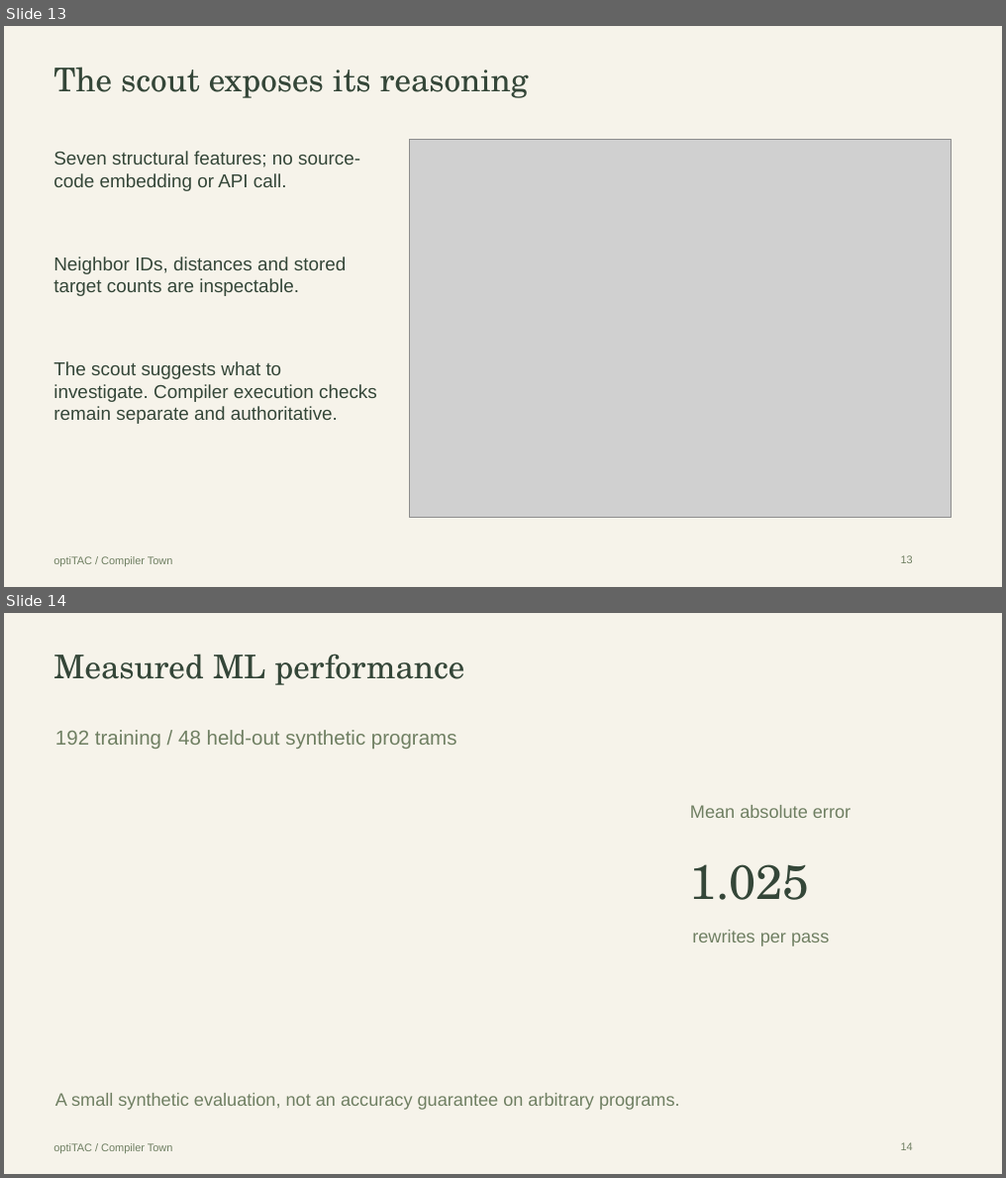
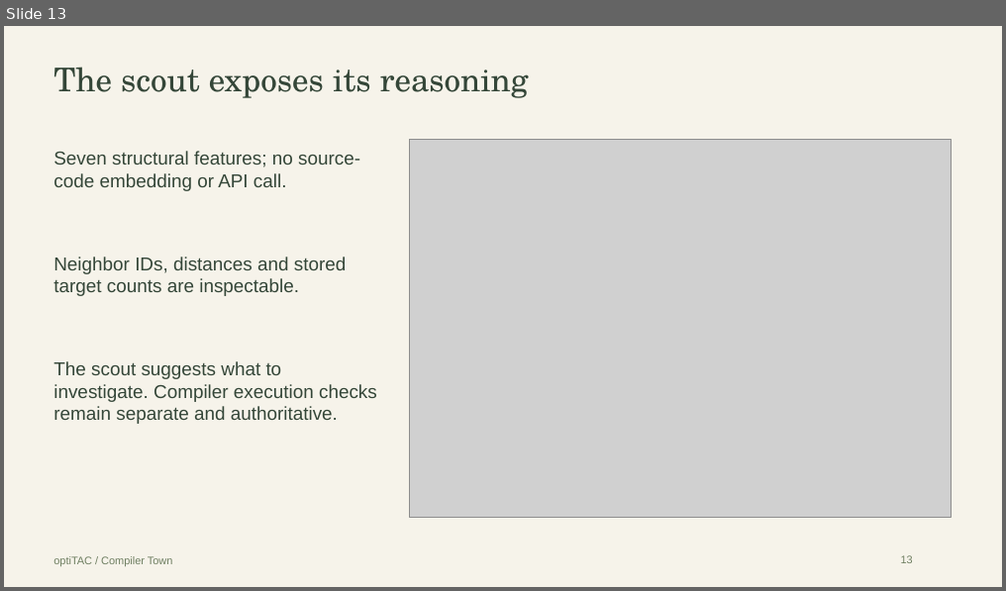
Before and after one commit to architnigam/OptiTAC, a slide deck: OptiTAC-Compiler-Town-Presentation.pptx. Shown one above the other, each under a label of ours: slides 13 and 14 before the commit, slide 13 after it. The pictures are 1006x1178 and 1006x591 pixels, drawn with LibreOffice and Linux fonts; fonts in the diff are those of the drawing; grey boxes stand for pictures. Boxes give left, top, right and bottom in pixels: in the first picture for what was removed or moved away, otherwise in the second. Text is boxed around its words. In the diff, an @@ line names an element or a change of style, - is before the commit and + after.

```diff
--- a/OptiTAC-Compiler-Town-Presentation.pptx
+++ b/OptiTAC-Compiler-Town-Presentation.pptx
@@ slide 14 removed at [4,613,1002,1174], background #F6F3EA @@
@@ text removed at [54,654,464,685] @@
-Measured ML performance
@@ text removed at [55,730,457,749] @@
-192 training / 48 held-out synthetic programs
@@ text removed at [690,805,850,818] @@
-Mean absolute error
@@ text removed at [690,864,810,900] @@
-1.025
@@ text removed at [692,930,829,947] @@
-rewrites per pass
@@ text removed at [55,1093,680,1110] @@
-A small synthetic evaluation, not an accuracy guarantee on arbitrary programs.
@@ text removed at [54,1144,173,1154] @@
-optiTAC / Compiler Town
@@ text removed at [901,1143,913,1151] @@
-14
```
Also in this commit, not shown: 2 slides changed, 1 other file.
